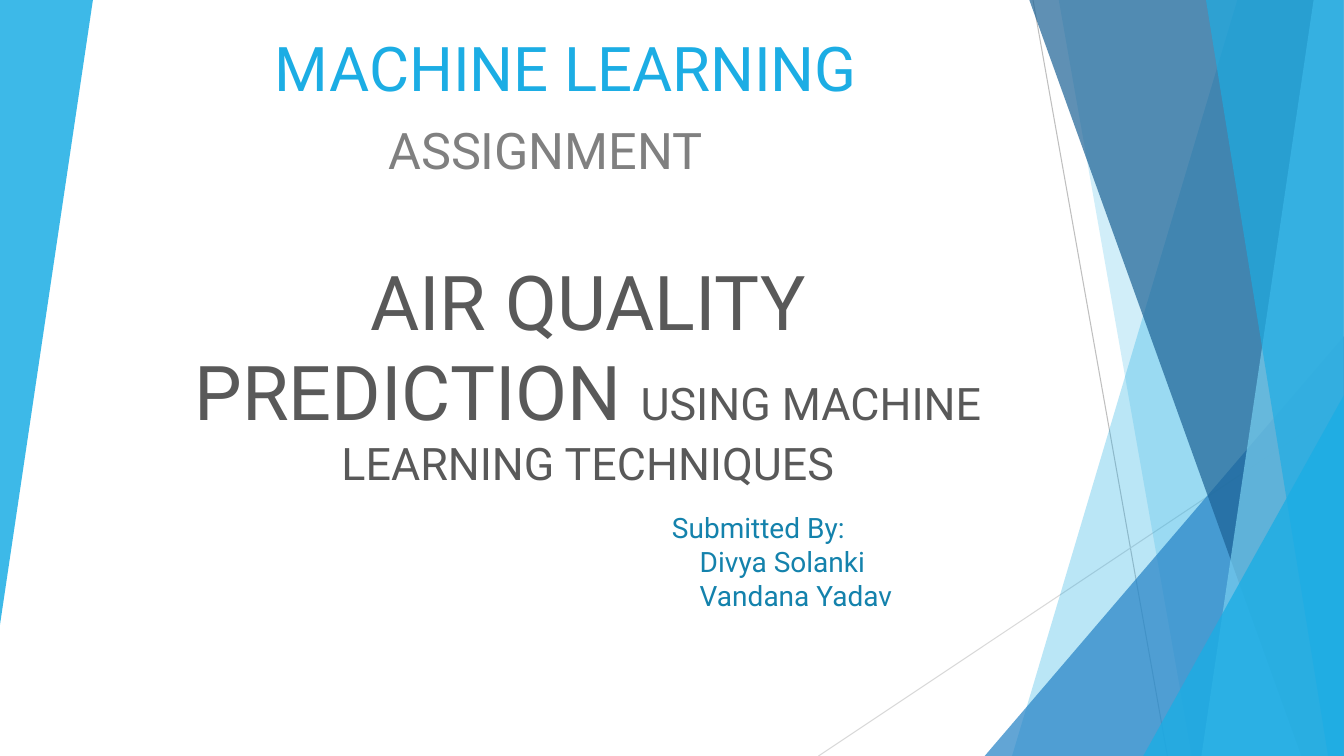
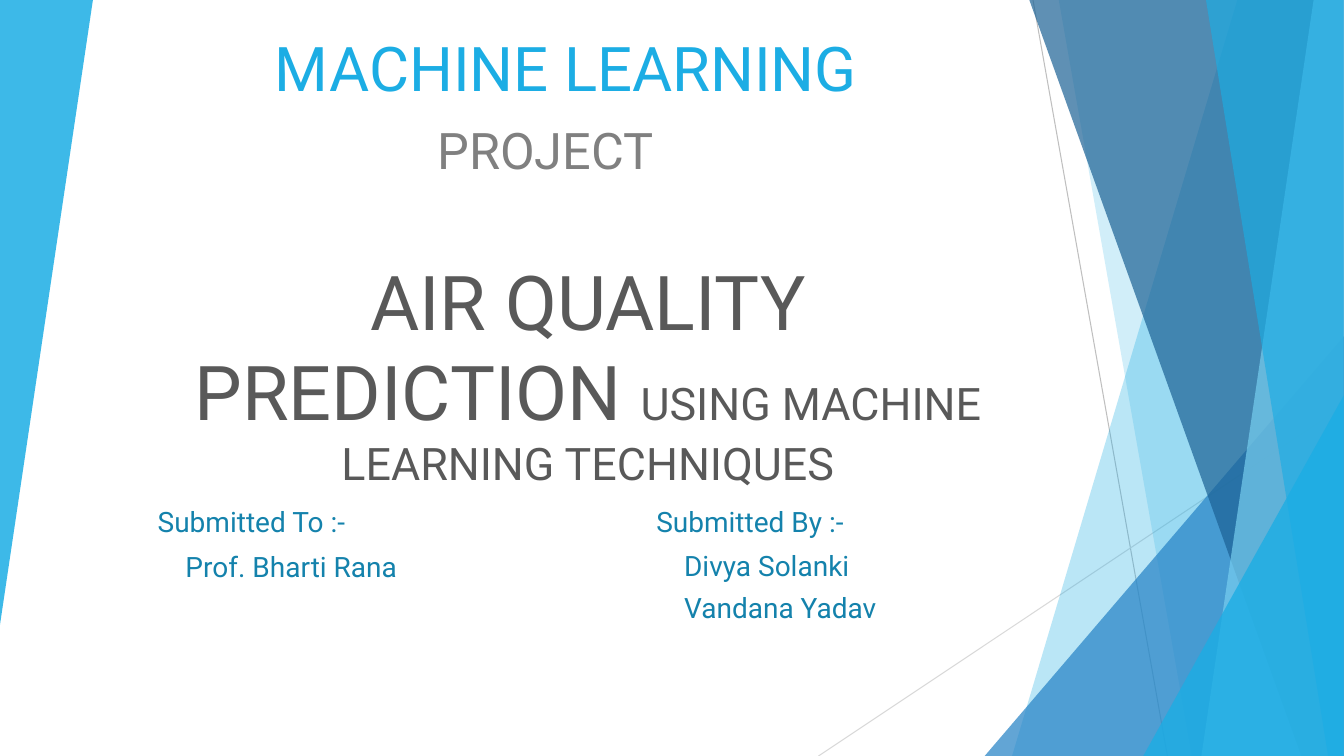
Before and after one commit to yvandana12/MachineLearning_Project, a slide deck: slide 1 of MACHINE LEARNING.pptx. Drawn at 1344x756 pixels with LibreOffice and Linux fonts; fonts in the diff are those of the drawing. Boxes give left, top, right and bottom in pixels: in the first picture for what was removed or moved away, otherwise in the second. Text is boxed around its words. In the diff, an @@ line names an element or a change of style, - is before the commit and + after.

```diff
--- a/MACHINE LEARNING.pptx
+++ b/MACHINE LEARNING.pptx
@@ subtitle at <box>438,133,654,170</box>: text changed @@
-ASSIGNMENT
+PROJECT
@@ text "Submitted By :-": place and size @@
-text "Submitted By :-" at <box>672,517,892,607</box>
+text "Submitted By :-" at <box>656,511,877,619</box>
@@ text added at <box>158,511,397,578</box>, 20 pt, text #1482AC @@
+Submitted To :-
+Prof. Bharti Rana
@@ text at <box>656,511,822,538</box>: text changed @@
-Submitted By:
+Submitted By :-
```
Also in this commit, not shown: 3 other slides changed, 2 slides added.
